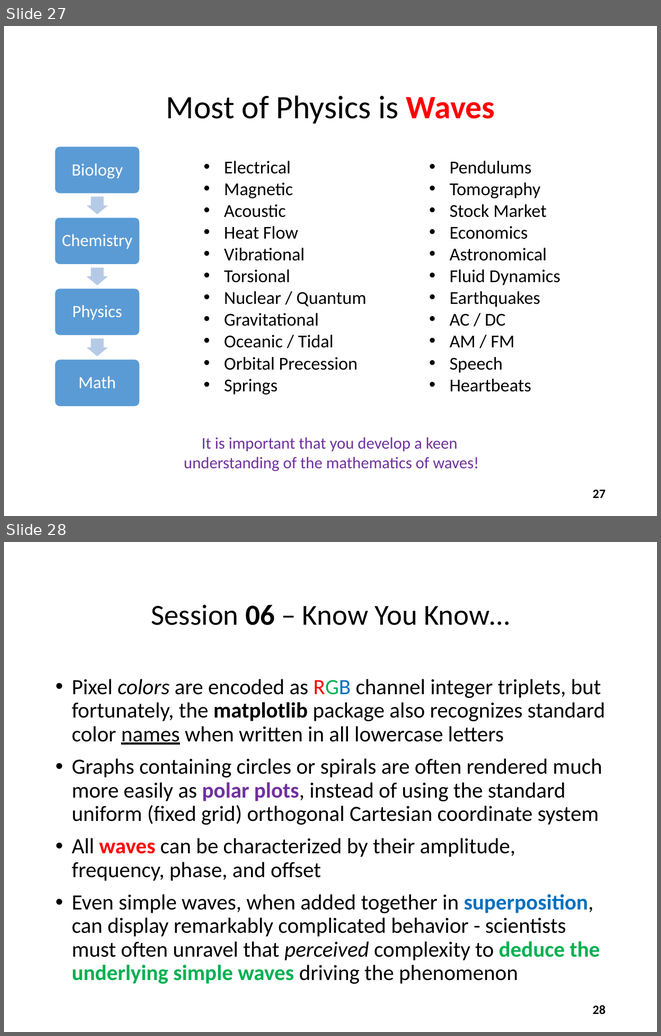
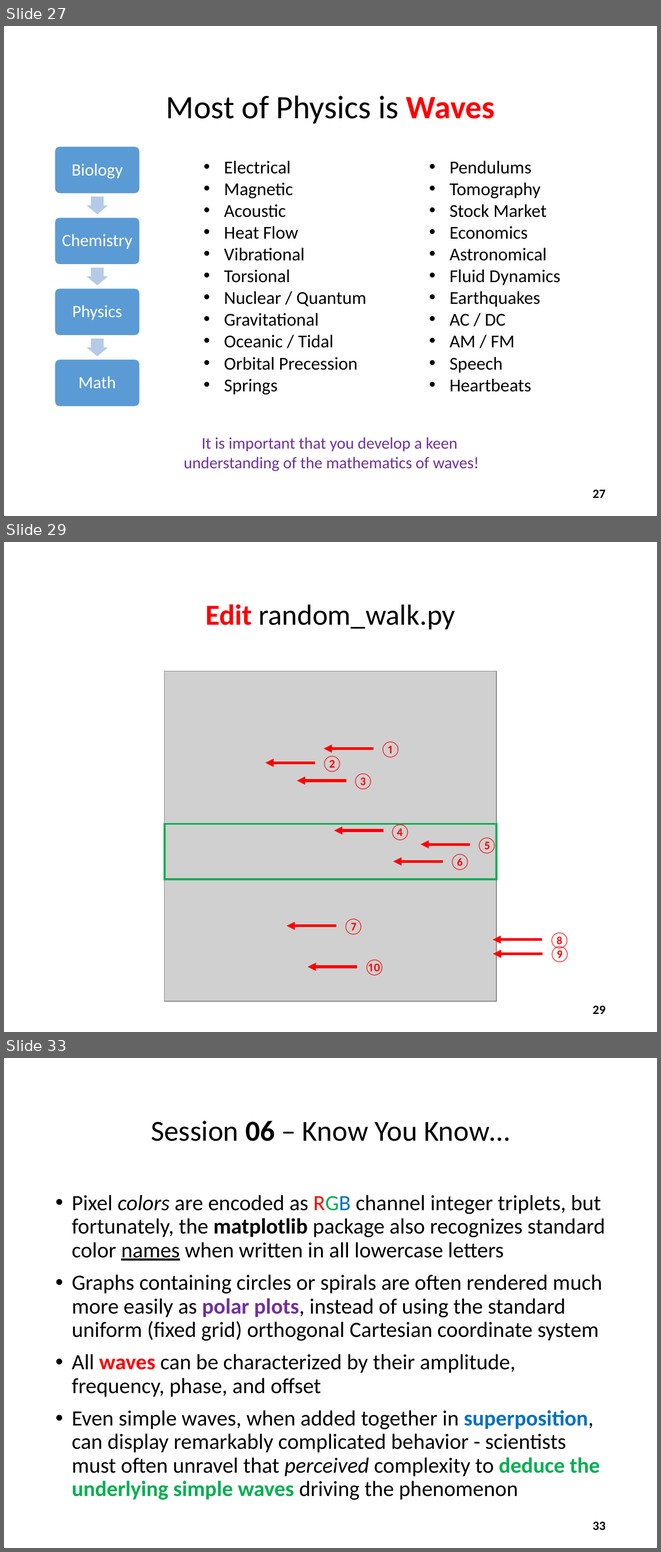
Before and after one commit to dbiersach/scicomp101, a slide deck: Session 06 - Polar Coordinates/Session 06 - Polar Coordinates.pptx. Shown one above the other, each under a label of ours: slides 27 and 28 before the commit, slides 27, 29 and 33 after it; the slides between them are not shown. The pictures are 661x1036 and 661x1552 pixels, drawn with LibreOffice and Linux fonts; fonts in the diff are those of the drawing; grey boxes stand for pictures. Boxes give left, top, right and bottom in pixels: in the first picture for what was removed or moved away, otherwise in the second. Text is boxed around its words. In the diff, an @@ line names an element or a change of style, - is before the commit and + after.

Commit message:
Add random walk

```diff
--- a/Session 06 - Polar Coordinates/Session 06 - Polar Coordinates.pptx
+++ b/Session 06 - Polar Coordinates/Session 06 - Polar Coordinates.pptx
@@ slide 29 added at <box>4,542,657,1032</box>, background #FFFFFF @@
@@ title added at <box>205,604,455,629</box>, 32 pt, text #000000 @@
+Edit random_walk.py
@@ picture added at <box>165,671,496,1001</box> @@
@@ arrow added from (373, 748) to (324, 748), #FF0000 3 pt @@
@@ text added at <box>380,741,402,758</box>, 18 pt, text #FF0000 @@
+①
@@ arrow added from (315, 762) to (265, 762), #FF0000 3 pt @@
@@ text added at <box>321,756,343,772</box>, 18 pt, text #FF0000 @@
+②
@@ text added at <box>352,773,374,790</box>, 18 pt, text #FF0000 @@
+③
@@ arrow added from (346, 780) to (297, 780), #FF0000 3 pt @@
@@ rectangle added at <box>165,823,496,879</box>, outline #00B050 2.25 pt @@
@@ text added at <box>389,823,411,840</box>, 18 pt, text #FF0000 @@
+④
@@ arrow added from (383, 831) to (334, 831), #FF0000 3 pt @@
@@ text added at <box>476,837,498,855</box>, 18 pt, text #FF0000 @@
+⑤
@@ arrow added from (470, 844) to (421, 844), #FF0000 3 pt @@
@@ text added at <box>449,854,471,870</box>, 18 pt, text #FF0000 @@
+⑥
@@ arrow added from (443, 861) to (393, 861), #FF0000 3 pt @@
@@ text added at <box>343,918,364,935</box>, 18 pt, text #FF0000 @@
+⑦
@@ arrow added from (336, 925) to (286, 925), #FF0000 3 pt @@
@@ text added at <box>549,932,571,950</box>, 18 pt, text #FF0000 @@
+⑧
@@ arrow added from (542, 940) to (493, 940), #FF0000 3 pt @@
@@ arrow added from (542, 953) to (493, 953), #FF0000 3 pt @@
@@ text added at <box>549,946,571,962</box>, 18 pt, text #FF0000 @@
+⑨
@@ arrow added from (358, 967) to (308, 967), #FF0000 3 pt @@
@@ text added at <box>364,959,386,976</box>, 18 pt, text #FF0000 @@
+⑩
@@ page number added at <box>593,1005,606,1014</box>, 14 pt, text #000000, bold @@
+29
@@ what was slide 28 is now slide 33 @@
@@ page number at <box>593,1521,606,1530</box>: text changed @@
-28
+33
```
Also in this commit, not shown: 4 other slides added, 2 other files.
